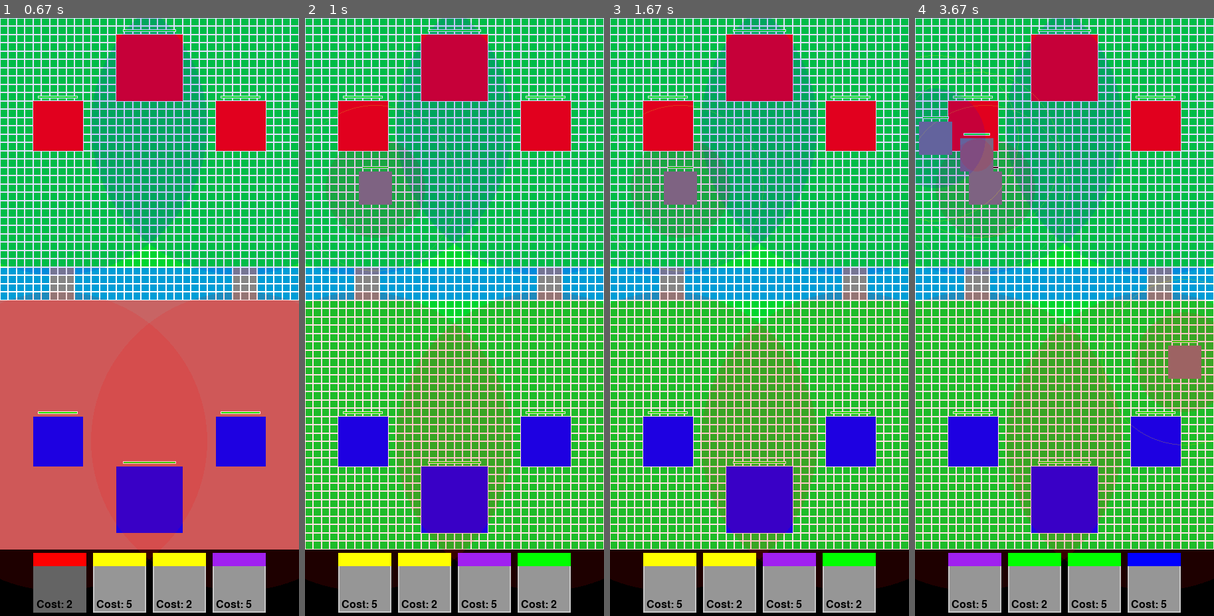
Above: before the commit, frames 1-4 (left to right).
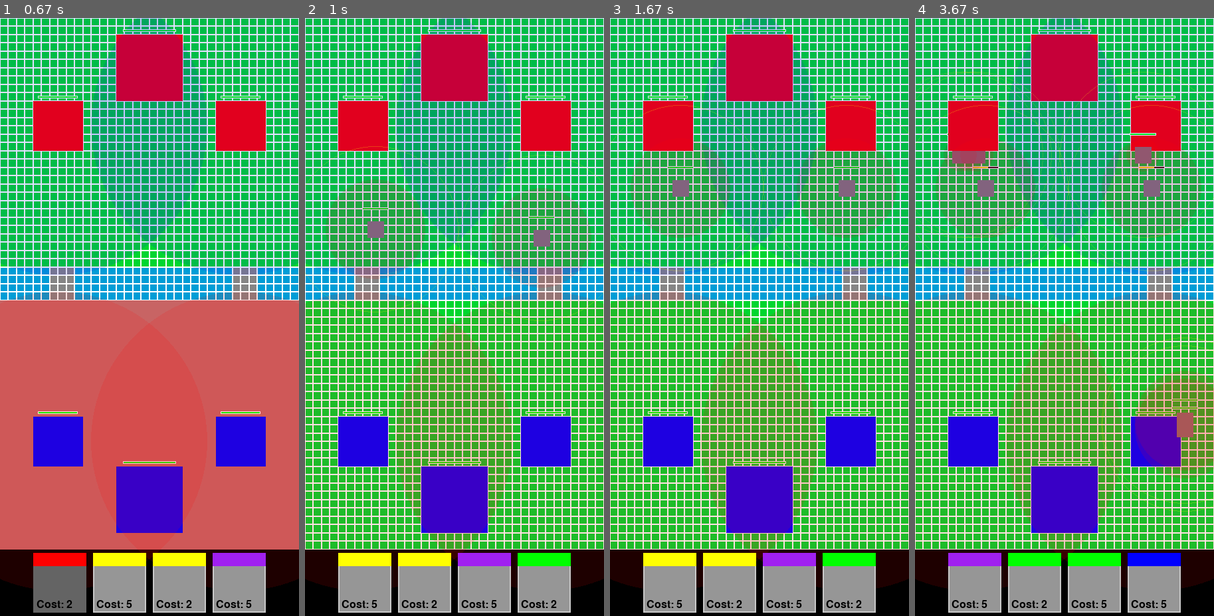
Above: after the commit, the same moments.

Repository: Inventure71/AlgorithmsProject
Game: pygame game, started from game_loop.py
The game is run twice, just before and just after one commit, with the same random seed, the same clock (stepped at 60 frames per second) and the same inputs.
Inputs (mouse positions are in pixels of both pictures, inside the frame that each line leads up to):
- Up to frame 1 (0.67 s): click "Cost: 2" at 0.38 s
- Up to frame 2 (1 s): click (454, 358) at 0.72 s
- Up to frame 3 (1.67 s): no input
- Up to frame 4 (3.67 s): click "Cost: 5" at 2.05 s; click (1067, 382) at 2.38 s; click "Cost: 2" at 2.72 s; click (1169, 472) at 3.55 s

Frame 1 is identical in both runs. In frame 2, 9.3% of the frame differs, in the area x 0-100%, y 14-51%; in frame 3, 4.7%; in frame 4, 14%, in the area x 0-100%, y 6-83%.

Commit message:
Add troop spawning and scaling enhancements
- Introduced support for multiple troop spawning from cards, allowing for dynamic troop formations based on troop count.
- Updated troop scaling logic to ensure uniform scaling across all dimensions, improving visual consistency in rendering.
- Enhanced the `get_formation_positions` method to calculate valid troop placements based on their dimensions and the arena layout.
- Added scale multiplier to troops for better control over their visual representation.
- Refactored sprite scaling in the `SpriteManager` to fill designated areas uniformly, enhancing troop appearance on the battlefield.
- Updated troop stats to include troop count and scale multiplier for better configuration options.

Diff:
--- a/assets/components/sprite_manager.py
+++ b/assets/components/sprite_manager.py
@@ -29,19 +29,16 @@
         return sprite
 
     def get_scaled_sprite(self, sprite: pygame.Surface, width: int, height: int) -> pygame.Surface:
-        """Get a scaled version of a sprite."""
-        sprite_width, sprite_height = sprite.get_size()
-        scale = min(width / sprite_width, height / sprite_height)
-
-        scaled_width = int(sprite_width * scale)
-        scaled_height = int(sprite_height * scale)
-
-        cache_key = (id(sprite), scaled_width, scaled_height)
+        """Get a scaled version of a sprite with uniform scaling to fill the entire area."""
+        # scale uniformly to exact target dimensions (no aspect ratio preservation)
+        # this ensures all troops fill their designated area consistently
+        cache_key = (id(sprite), width, height)
 
         if cache_key in self._scaled_cache:
             return self._scaled_cache[cache_key]
 
-        scaled_sprite = pygame.transform.scale(sprite, (scaled_width, scaled_height))
+        # scale to exact dimensions for uniform filling
+        scaled_sprite = pygame.transform.scale(sprite, (width, height))
         self._scaled_cache[cache_key] = scaled_sprite
         return scaled_sprite
 
--- a/deck/card.py
+++ b/deck/card.py
@@ -1,3 +1,4 @@
+import math
 from deck.stats import stats
 
 class Card:
@@ -26,6 +27,8 @@
             self.troop_width = stats.get(troop_name).get("troop_width")
             self.troop_height = stats.get(troop_name).get("troop_height")
             self.cost = stats.get(troop_name).get("troop_cost")
+            self.troop_count = stats.get(troop_name).get("troop_count")
+            self.scale_multiplier = stats.get(troop_name).get("scale_multiplier")
 
         else:
             raise ValueError(f"Troop {troop_name} not found in stats")
@@ -39,20 +42,78 @@
             return self.asset_manager.get_scaled_card_image(self.troop_name, width, height)
         return None
 
-    def create_troop(self, team):
-        self.troop = self.troop_class(
-            name=self.troop_name,
-            health=self.troop_health,
-            damage=self.troop_damage,
-            movement_speed=self.troop_movement_speed,
-            attack_type=self.troop_attack_type,
-            attack_speed=self.troop_attack_speed,
-            attack_range=self.troop_attack_range,
-            attack_aggro_range=self.troop_attack_aggro_range,
-            attack_cooldown=self.troop_attack_cooldown,
-            width=self.troop_width,
-            height=self.troop_height,
-            color=self.color,
-            team=team,
-            asset_manager=self.asset_manager)
-        return self.troop
+    def create_troops(self, team):
+        troops = []
+        if self.troop_count is None or self.troop_count < 1:
+            raise ValueError(f"Troop count for {self.troop_name} is not valid")
+
+        for i in range(self.troop_count):
+            troops.append(self.troop_class(
+                name=self.troop_name,
+                health=self.troop_health,
+                damage=self.troop_damage,
+                movement_speed=self.troop_movement_speed,
+                attack_type=self.troop_attack_type,
+                attack_speed=self.troop_attack_speed,
+                attack_range=self.troop_attack_range,
+                attack_aggro_range=self.troop_attack_aggro_range,
+                attack_cooldown=self.troop_attack_cooldown,
+                width=self.troop_width,
+                height=self.troop_height,
+                color=self.color,
+                team=team,
+                asset_manager=self.asset_manager,
+                scale_multiplier=self.scale_multiplier)
+            )
+        return troops
+
+    def get_formation_positions(self, location, troop_count, enforce_valid=False, arena=None, team=None):
+        # we want to do rows of sqrt(troop_count)
+
+        rows = int(math.sqrt(troop_count))
+        cols = int(math.ceil(troop_count / rows))
+        # for 1x1 troops, spacing is 1
+        # for larger troops, use their size
+        row_spacing = max(1, self.troop_height)
+        col_spacing = max(1, self.troop_width)
+
+        # calculate the center position of the formation
+        center_row, center_col = location
+        total_height = (rows - 1) * row_spacing + self.troop_height
+        total_width = (cols - 1) * col_spacing + self.troop_width
+        start_row = center_row - (total_height // 2)
+        start_col = center_col - (total_width // 2)
+
+        positions = []
+        troop_index = 0
+
+        positions = []
+        for row in range(rows):
+            for col in range(cols):
+                if troop_index >= troop_count:
+                    break
+
+                pos_row = start_row + (row * row_spacing)
+                pos_col = start_col + (col * col_spacing)
+                position = (pos_row, pos_col)
+
+                if enforce_valid: # this means that we check here if all cells this troop would occupy are valid
+                    if not self._is_formation_position_valid(position, arena, team):
+                        return []
+
+                positions.append(position)
+                troop_index += 1
+
+        return positions
+
+    def _is_formation_position_valid(self, position, arena, team):
+        """Check if a single troop position is valid (all cells it occupies must be placable)"""
+        if not arena:
+            return True
+
+        base_row, base_col = position
+        for row in range(base_row, base_row + self.troop_height):
+            for col in range(base_col, base_col + self.troop_width):
+                if not arena.is_placable_cell(row, col, team):
+                    return False
+        return True
--- a/deck/stats.py
+++ b/deck/stats.py
@@ -12,6 +12,8 @@
     "troop_width": 1,
     "troop_height": 1,
     "troop_cost": 5,
+    "troop_count": 4,
+    "scale_multiplier": 0.5,
 }
 
 stats_archer= {
@@ -26,6 +28,8 @@
     "troop_width": 1,
     "troop_height": 1,
     "troop_cost": 2,
+    "troop_count": 2,
+    "scale_multiplier": 0.5,
 }
 
 stats_tower_small = {
--- a/game_loop.py
+++ b/game_loop.py
@@ -149,24 +149,25 @@
             # apply visual scaling based on board scale
             visual_scale_x = arena.width / 18.0 * 2
             visual_scale_y = arena.height / 32.0 * 2
-            visual_width = int(troop.width * visual_scale_x * tile_size)
-            visual_height = int(troop.height * visual_scale_y * tile_size)
-
-            # FIX: Calculate center correctly for multi-cell troops
+            base_visual_width = int(troop.width * visual_scale_x * tile_size)
+            base_visual_height = int(troop.height * visual_scale_y * tile_size)
+
+            # apply scale_multiplier for uniform scaling in all directions
+            visual_width = int(base_visual_width * troop.scale_multiplier)
+            visual_height = int(base_visual_height * troop.scale_multiplier)
+
+            # calculate the center of the troop for multi-cell troops
             cell_center_x = int((troop.location[1] + troop.width / 2.0) * tile_size)  # col + width/2 for center
             cell_center_y = int((troop.location[0] + troop.height / 2.0) * tile_size)  # row + height/2 for center
 
             image_x = cell_center_x - visual_width // 2
             image_y = cell_center_y - visual_height // 2
 
-            # get scaled sprite from cache
+            # get scaled sprite from cache - now scales to exact dimensions uniformly
             scaled_sprite = troop.get_scaled_sprite(visual_width, visual_height)
-            scaled_width, scaled_height = scaled_sprite.get_size()
-
-            # center the scaled sprite
-            offset_x = (visual_width - scaled_width) // 2
-            offset_y = (visual_height - scaled_height) // 2
-            screen.blit(scaled_sprite, (image_x + offset_x, image_y + offset_y))
+
+            # draw the sprite at the calculated position (no offset needed since it fills the area)
+            screen.blit(scaled_sprite, (image_x, image_y))
 
         draw_healthbar(troop)
 
--- a/player.py
+++ b/player.py
@@ -13,9 +13,25 @@
         self.hand = []
 
     def place_troop(self, location, card):
-        troop = card.create_troop(self.team)
-        if not self.arena.spawn_unit(troop, location):
-            return False
+        #troop = card.create_troop(self.team)
+        troops = card.create_troops(self.team)
+
+        if len(troops) == 1:
+            print(f"Spawning {troops[0].name} at {location}")
+            if not self.arena.spawn_unit(troops[0], location):
+                return False
+        else:
+            print(f"Spawning {len(troops)} troops at {location}")
+            formation_positions = card.get_formation_positions(location, len(troops), enforce_valid=True, arena=self.arena, team=self.team)
+
+            if len(formation_positions) == 0:
+                print(f"No valid formation positions for {card.name}")
+                return False
+
+            for index, position in enumerate(formation_positions):
+                if not self.arena.spawn_unit(troops[index], position):
+                    print("Strange failure spawning troops")
+                    return False
 
         # use my custom linear search to find the card index
         index = linear_search(self.hand, card)
--- a/troops/generic_troop.py
+++ b/troops/generic_troop.py
@@ -25,12 +25,13 @@
         location = None,
         arena = None,
         asset_manager = None,
+        scale_multiplier = 1,
         ):
         self.name = name
         self.health = health
         self.max_health = health
         self.damage = damage
-        self.movement_speed = int(movement_speed * MULTIPLIER_GRID_HEIGHT)
+        self.movement_speed = int(movement_speed * MULTIPLIER_GRID_HEIGHT // 2)
         self.attack_speed = attack_speed
         self.attack_range = int(attack_range * MULTIPLIER_GRID_HEIGHT)
         self.attack_aggro_range = int(attack_aggro_range * MULTIPLIER_GRID_HEIGHT) # we use this to check if we are in range to get triggered by something
@@ -58,6 +59,7 @@
 
         """ASSET MANAGER"""
         self.asset_manager = asset_manager
+        self.scale_multiplier = scale_multiplier
         # open pygame surface for the sprite
         self.sprite = self._load_sprite()
 
@@ -170,8 +172,8 @@
                     path = find_path_bfs(self.location, self.arena.grid, self.arena.occupancy_grid, self, cell_type=self.is_targetting_something) #TODO: make sure this is actually able to follow a troop
                     print(f"{self.name} trying to path to {self.is_targetting_something.name}", path)
                 else:
-                    if self.movement_speed != 0:
-                        print(f"{self.name} already in range, no need to move, Attacking")
+                    #if self.movement_speed != 0:
+                        #print(f"{self.name} already in range, no need to move, Attacking")
                     path = None
                     self.attack()
 
Not shown, added: .DS_Store
